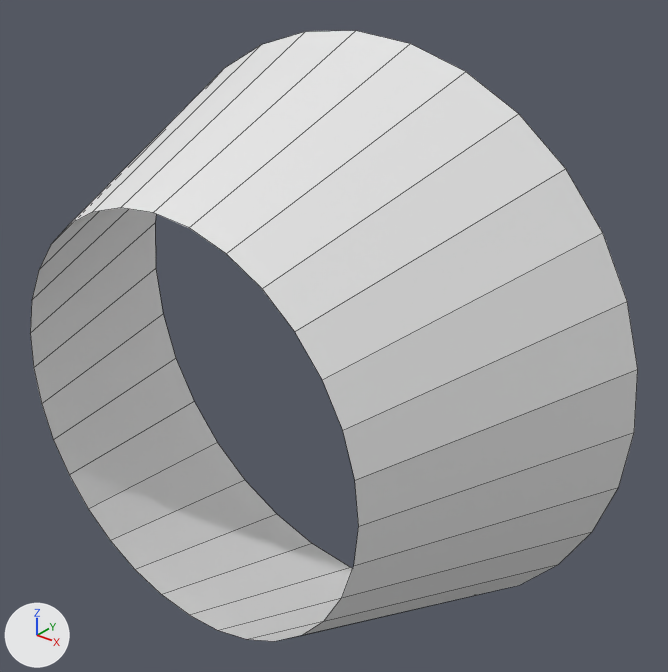
The Blender file Assets/Art/VFX/Pentagram/untitled.blend, before and after one commit.
Before and after are seen from a 50 mm lens placed at (2.66, -3.22, 2.12), pointed at (0.17, -0.11, 0.19). The lights are fixed; the arrows at lower left show +X, +Y and +Z. Mesh edges are drawn as thin lines.
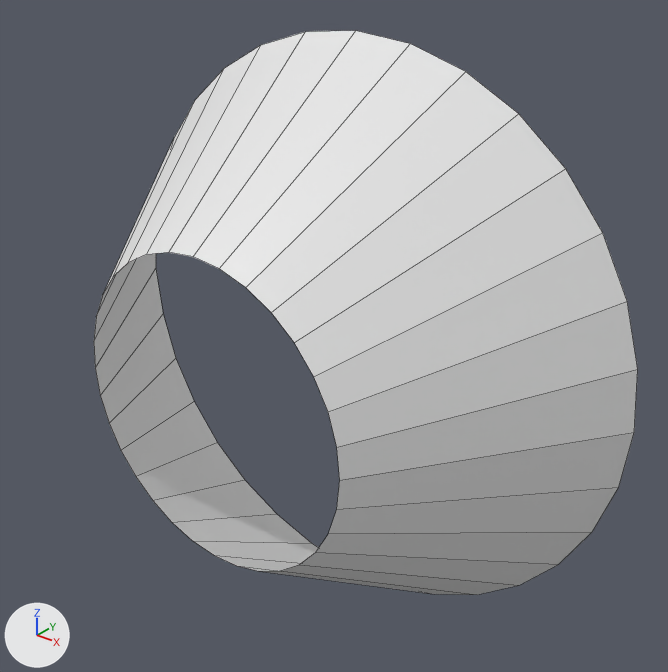
The newer file is also rescaled (x0.651), turned or shifted as a whole; pictures and numbers use the older file's frame.

Where the change shows, as pixel boxes (x1, y1, x2, y2) in the pictures (668 x 672 px):
'Cylinder', reshaped (11% narrower, 8% shorter): before (30, 31, 638, 641); after (94, 31, 638, 595)

What changed in the scene script:
```text
Change me_cylinder:
    where me_cylinder.from_pydata(...)  # 64 vertices, 32 faces; spans x -1.54..1.54, y -1.54..1.54, z -1.0..0.26
    used by ob_cylinder; location = (0.0, 0.0, 0.0); rotation_euler = (-1.571, 0.0, 0.0), in degrees (-90, 0, 0)
    me_cylinder part 1: all 32 vertices in x -1.0..1.0, y -1.0..1.0, z -1.0 are scaled about their middle by (0.763, 0.763, 1), then moved by (0.0, 0.0, 0.19)
```
